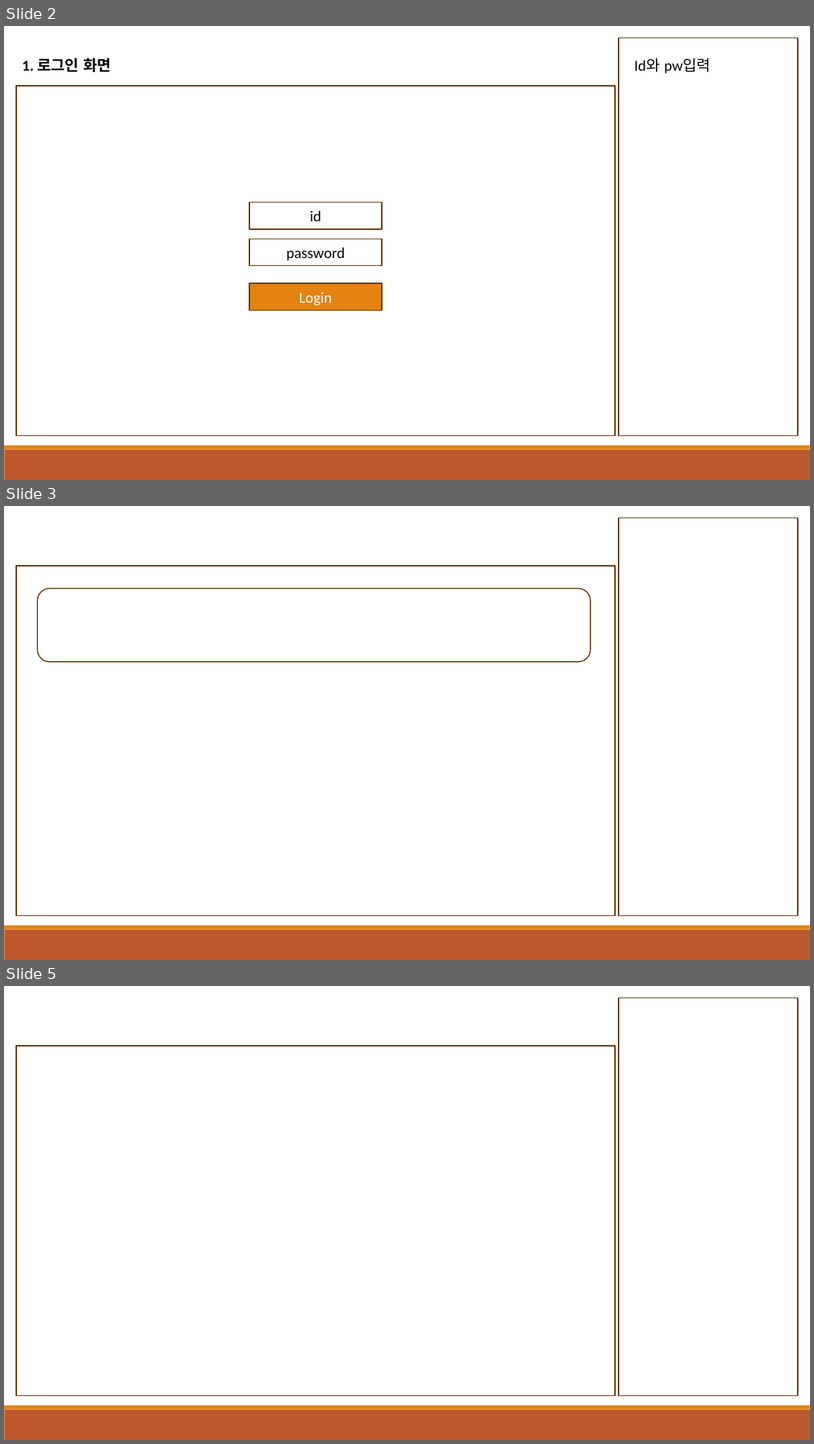
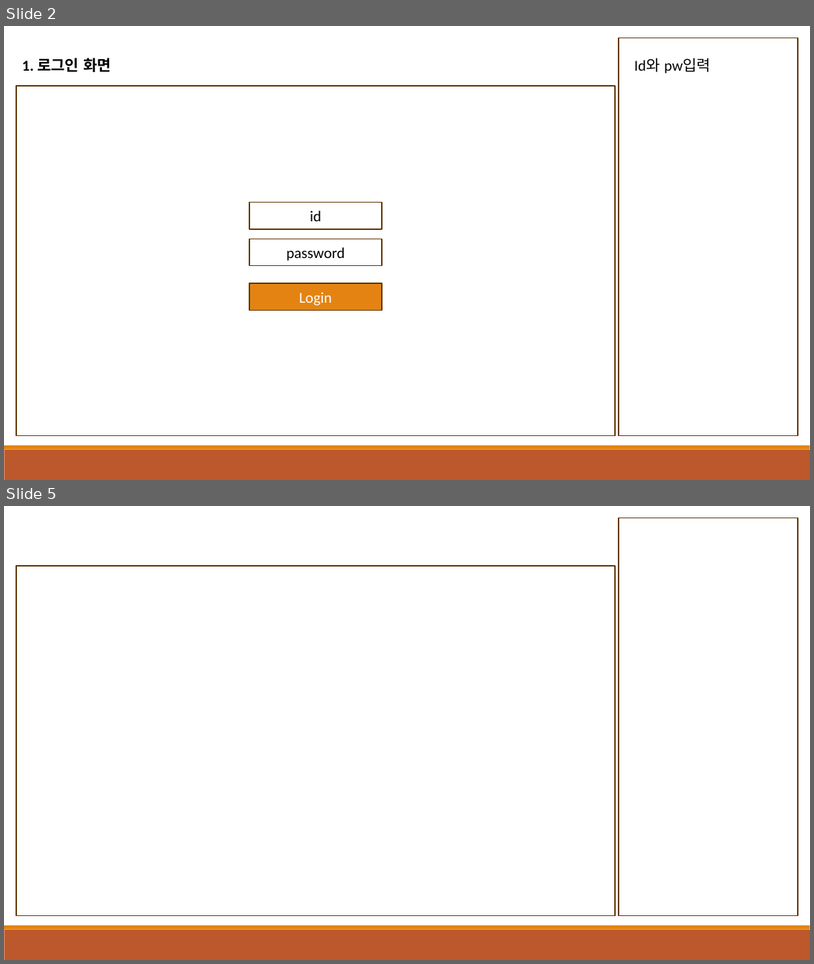
Before and after one commit to msj-0709/hush-project, a slide deck: 화면 설계.pptx. Shown one above the other, each under a label of ours: slides 2, 3 and 5 before the commit, slides 2 and 5 after it; the slides between them are not shown. The pictures are 814x1444 and 814x964 pixels, drawn with LibreOffice and Linux fonts; fonts in the diff are those of the drawing. Boxes give left, top, right and bottom in pixels: in the first picture for what was removed or moved away, otherwise in the second. Text is boxed around its words. In the diff, an @@ line names an element or a change of style, - is before the commit and + after.

```diff
--- a/화면 설계.pptx
+++ b/화면 설계.pptx
@@ slide 3 removed at <box>4,506,810,960</box>, background #FFFFFF; not listed: 2 template elements that a slide beside it also shows @@
@@ rectangle removed at <box>619,518,798,916</box> @@
@@ rectangle removed at <box>16,566,615,916</box> @@
@@ rounded rectangle removed at <box>37,588,591,662</box> @@
```
Also in this commit, not shown: 2 slides added, 1 other slide removed.
